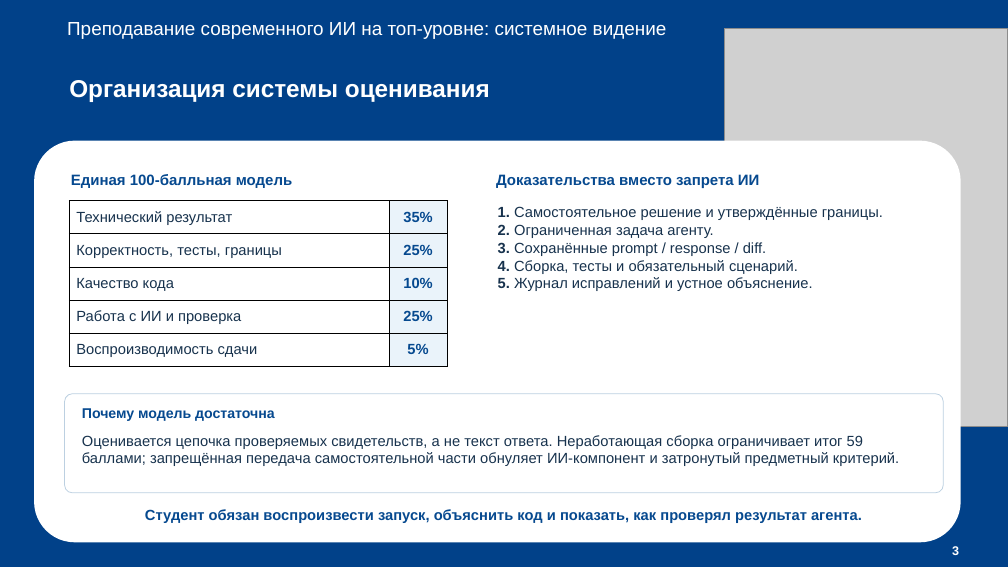
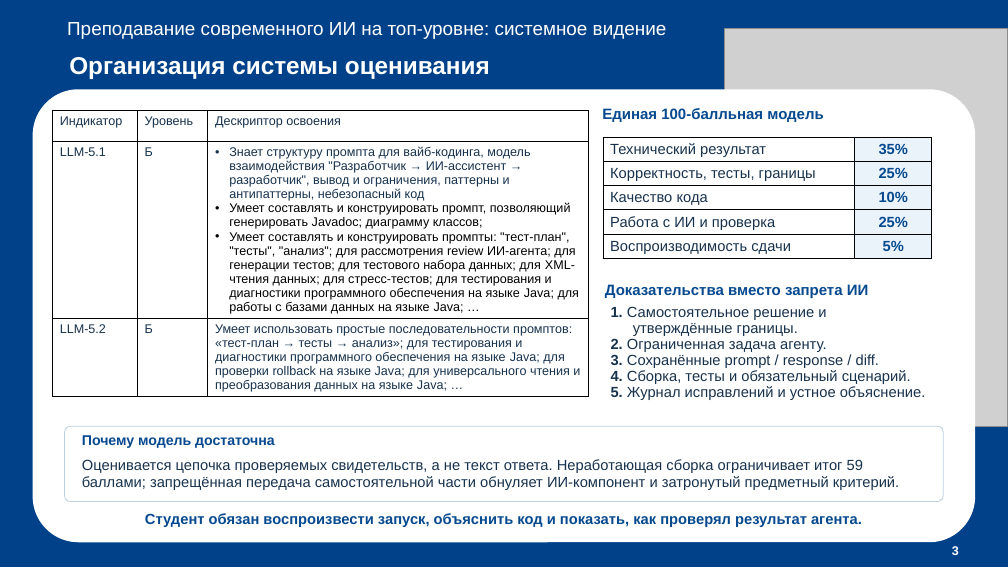
Before and after one commit to Stasychbr/top_ai_2026, a slide deck: slide 4 of data/Java_AI_course_defense(2).pptx. Drawn at 1008x567 pixels with LibreOffice and Linux fonts; fonts in the diff are those of the drawing; grey boxes stand for pictures. Boxes give left, top, right and bottom in pixels: in the first picture for what was removed or moved away, otherwise in the second. Text is boxed around its words. In the diff, an @@ line names an element or a change of style, - is before the commit and + after.

Commit message:
Update Java_AI_course_defense(2).pptx
Обновленная презентация

```diff
--- a/data/Java_AI_course_defense(2).pptx
+++ b/data/Java_AI_course_defense(2).pptx
@@ title "Организация системы оценивания": place and size @@
-title "Организация системы оценивания" at (69, 80, 490, 102)
+title "Организация системы оценивания" at (69, 57, 490, 79)
@@ rounded rectangle: place and size @@
-rounded rectangle at (34, 141, 961, 542)
+rounded rectangle at (33, 89, 975, 542)
@@ table added at (52, 110, 588, 396), 3 rows, 3 columns @@
+Индикатор | Уровень | Дескриптор освоения
+LLM-5.1 | Б | Знает структуру промпта для вайб-кодинга, модель взаимодействия "Разработчик → ИИ-ассистент → разработчик", вывод и ограничения, паттерны и антипаттерны, небезопасный код / Умеет составлять и конструировать промпт, позволяющий генерировать Javadoc; диаграмму классов; / Умеет составлять и конструировать промпты: "тест-план", "тесты", "анализ"; для рассмотрения review ИИ-агента; для генерации тестов; для тестового набора данных; для XML-чтения данных; для стресс-тестов; для тестирования и диагностики программного обеспечения на языке Java; для работы с базами данных на языке Java; …
+LLM-5.2 | Б | Умеет использовать простые последовательности промптов: «тест-план → тесты → анализ»; для тестирования и диагностики программного обеспечения на языке Java; для проверки rollback на языке Java; для универсального чтения и преобразования данных на языке Java; …
@@ text "Единая 100-балльная модель": place and size @@
-text "Единая 100-балльная модель" at (71, 174, 292, 188)
+text "Единая 100-балльная модель" at (602, 108, 823, 122)
@@ table: place and size @@
-table at (70, 201, 448, 367)
+table at (603, 138, 932, 258)
@@ text "Доказательства вместо запрета ИИ": place and size @@
-text "Доказательства вместо запрета ИИ" at (496, 174, 760, 188)
+text "Доказательства вместо запрета ИИ" at (605, 284, 869, 298)
@@ text "1. Самостоятельное решение и утверждённые ...": place and size @@
-text "1. Самостоятельное решение и утверждённые ..." at (498, 206, 883, 291)
+text "1. Самостоятельное решение и утверждённые ..." at (611, 306, 926, 400)
@@ text "1. Самостоятельное решение и утверждённые ..." at (611, 306, 926, 400): indent changed; line spacing 1 to 0.9 @@
@@ rounded rectangle: place and size @@
-rounded rectangle at (64, 394, 943, 493)
+rounded rectangle at (64, 426, 943, 502)
@@ text "Почему модель достаточна": place and size @@
-text "Почему модель достаточна" at (82, 408, 275, 421)
+text "Почему модель достаточна" at (82, 435, 275, 448)
@@ text "Оценивается цепочка проверяемых свидетельств, а ...": place and size @@
-text "Оценивается цепочка проверяемых свидетельств, а ..." at (82, 435, 899, 466)
+text "Оценивается цепочка проверяемых свидетельств, а ..." at (82, 459, 899, 490)
@@ text "Студент обязан воспроизвести запуск, объяснить ...": place and size @@
-text "Студент обязан воспроизвести запуск, объяснить ..." at (145, 509, 862, 523)
+text "Студент обязан воспроизвести запуск, объяснить ..." at (145, 513, 862, 527)
```
Also in this commit, not shown: 2 other slides changed, 1 slide added.
